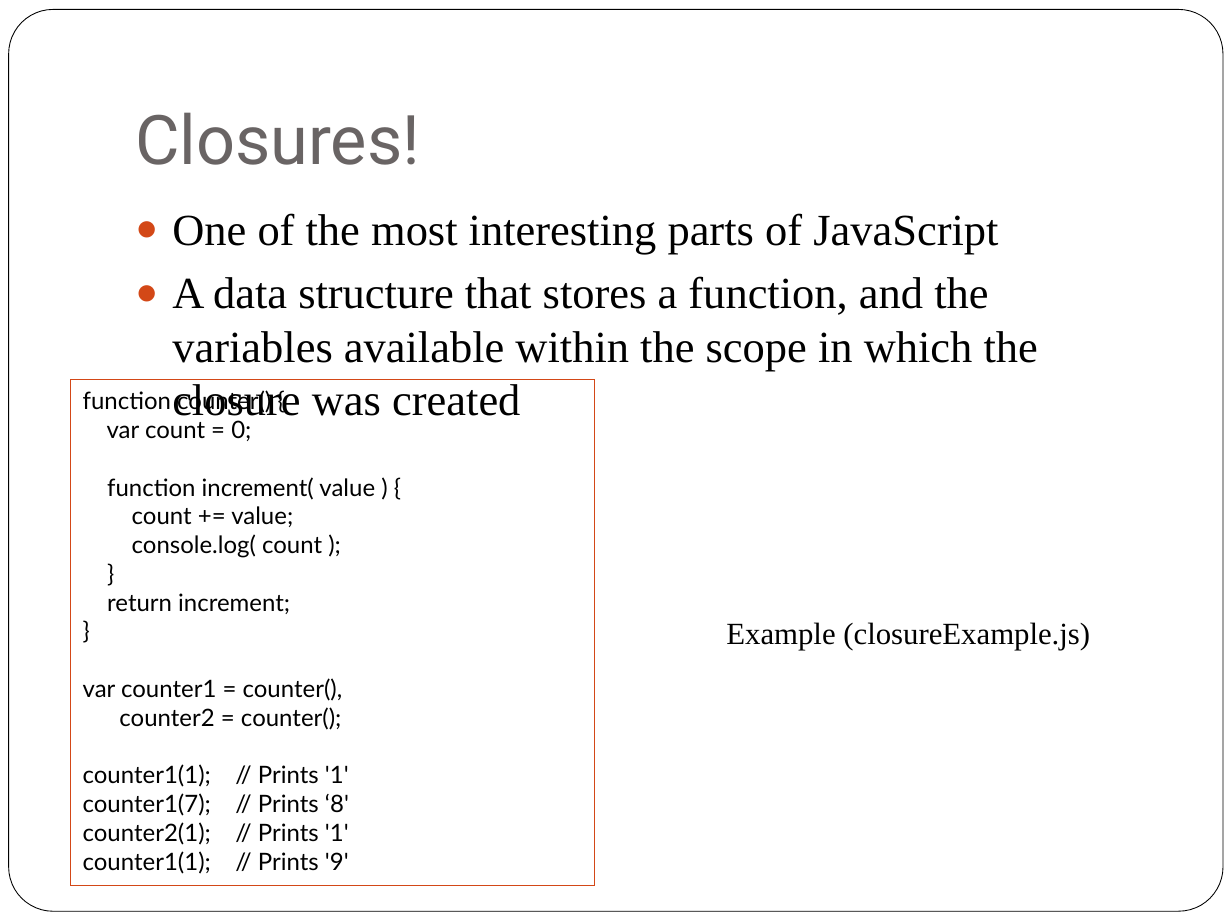
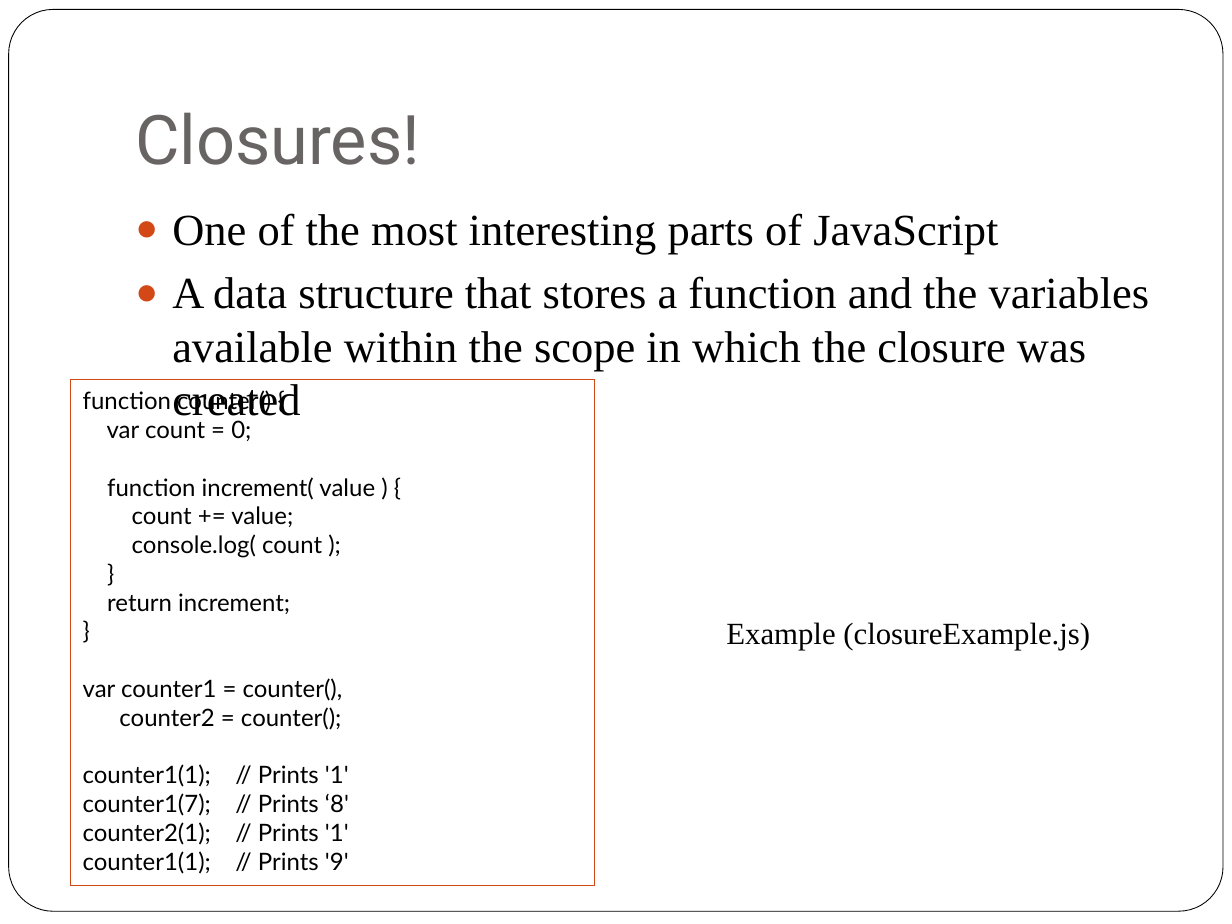
Before and after one commit to ZECTBynmo/SnackBot, a slide deck: slide 5 of SnackBot.pptx. Drawn at 1232x924 pixels with LibreOffice and Linux fonts; fonts in the diff are those of the drawing. Boxes give left, top, right and bottom in pixels: in the first picture for what was removed or moved away, otherwise in the second. Text is boxed around its words. In the diff, an @@ line names an element or a change of style, - is before the commit and + after.

Commit message:
powerpoint changes

```diff
--- a/SnackBot.pptx
+++ b/SnackBot.pptx
@@ text at [172,276,1150,424]: text changed @@
-● A data structure that stores a function, and the variables available within the scope in which the closure was created
+● A data structure that stores a function and the variables available within the scope in which the closure was created
```
Also in this commit, not shown: 6 other slides changed, 3 slides added, 2 slides removed.
